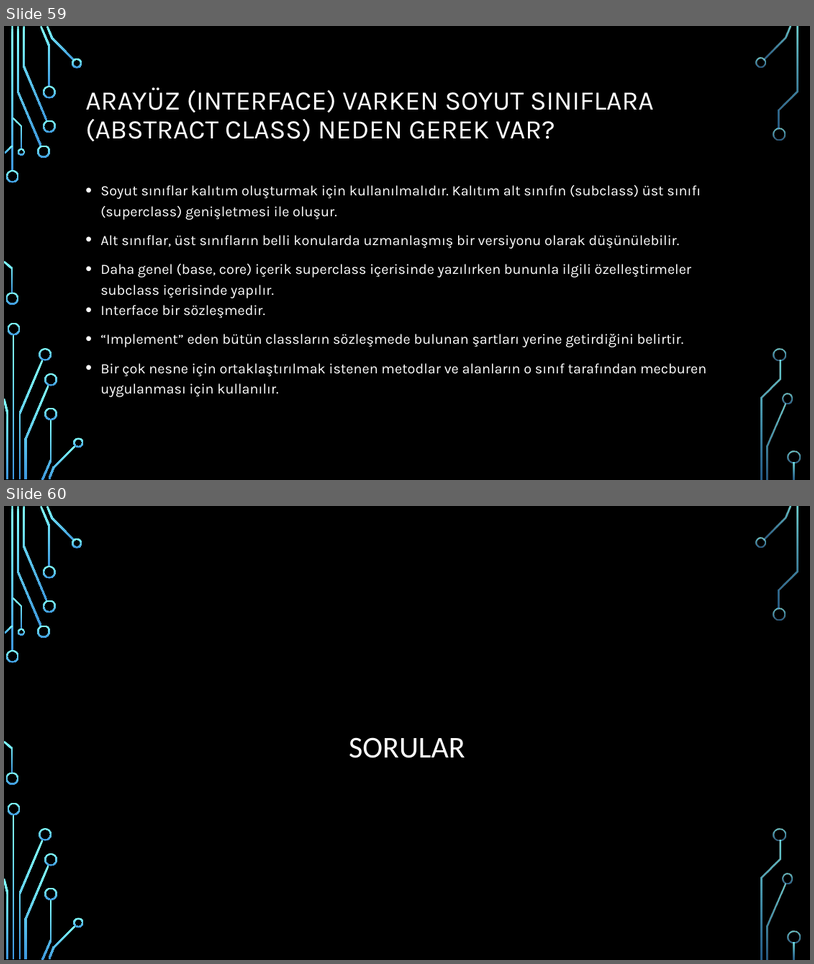
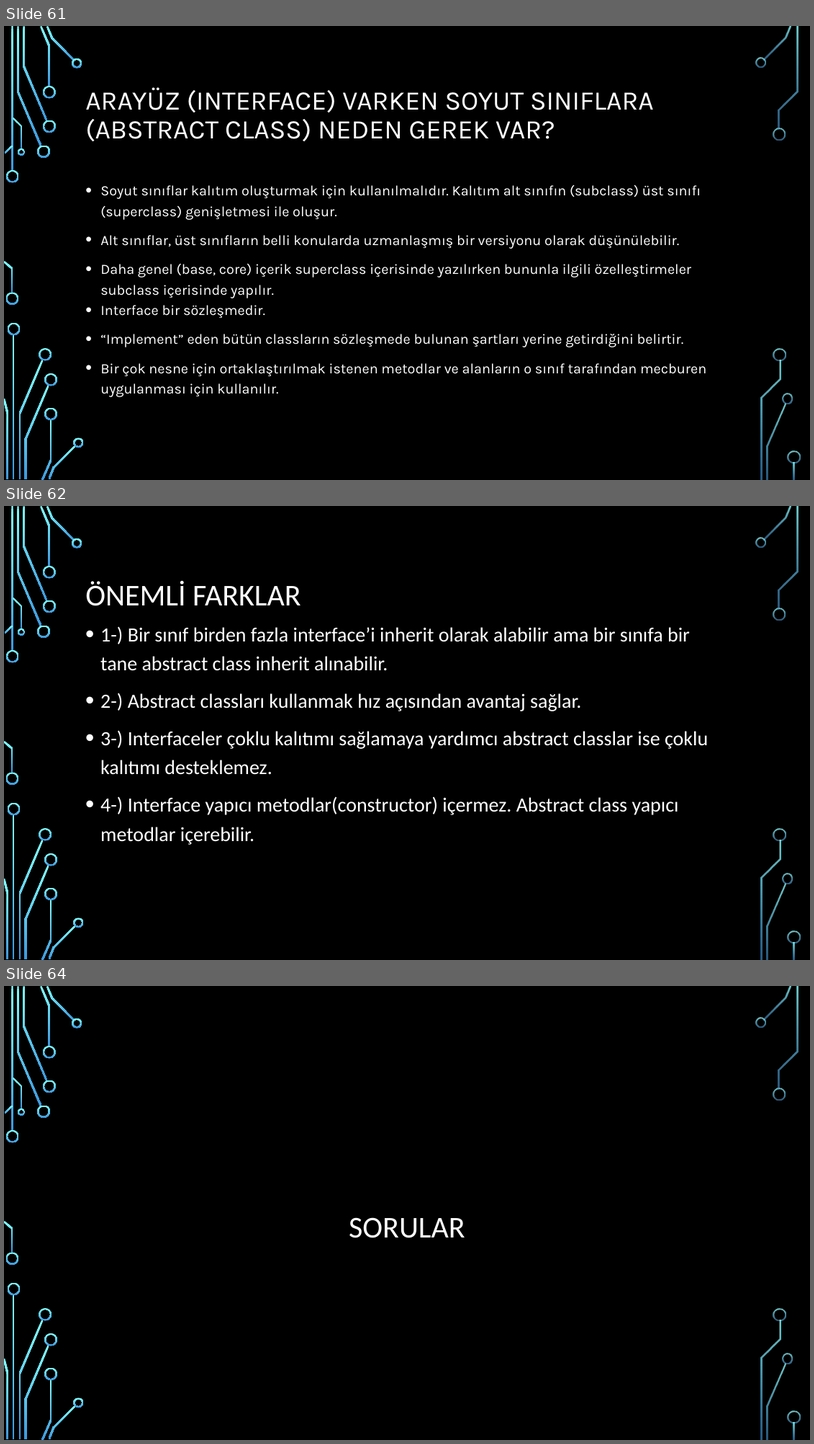
Before and after one commit to burakduman-bilgeadam/sunum, a slide deck: OOPPart2.pptx. Shown one above the other, each under a label of ours: slides 59 and 60 before the commit, slides 61, 62 and 64 after it; the slides between them are not shown. The pictures are 814x964 and 814x1444 pixels, drawn with LibreOffice and Linux fonts; fonts in the diff are those of the drawing; background and template pictures are left out. Boxes give left, top, right and bottom in pixels: in the first picture for what was removed or moved away, otherwise in the second. Text is boxed around its words. In the diff, an @@ line names an element or a change of style, - is before the commit and + after.

```diff
--- a/OOPPart2.pptx
+++ b/OOPPart2.pptx
@@ slide 62 added at [4,506,810,960], background picture (left out); not listed: 36 template elements that a slide beside it also shows @@
@@ title added at [85,580,301,606], 36 pt, text #FFFFFF @@
+ÖNEMLI FARKLAR
@@ text added at [100,626,708,844], 24 pt, text #FFFFFF @@
+• 1-) Bir sınıf birden fazla interface’i inherit olarak alabilir ama bir sınıfa bir tane abstract class inherit alınabilir.
+• 2-) Abstract classları kullanmak hız açısından avantaj sağlar.
+• 3-) Interfaceler çoklu kalıtımı sağlamaya yardımcı abstract classlar ise çoklu kalıtımı desteklemez.
+• 4-) Interface yapıcı metodlar(constructor) içermez. Abstract class yapıcı metodlar içerebilir.
@@ what was slide 59 is now slide 61 @@
@@ what was slide 60 is now slide 64 @@
```
Also in this commit, not shown: 4 slides changed, 25 other slides added, 5 other files.
